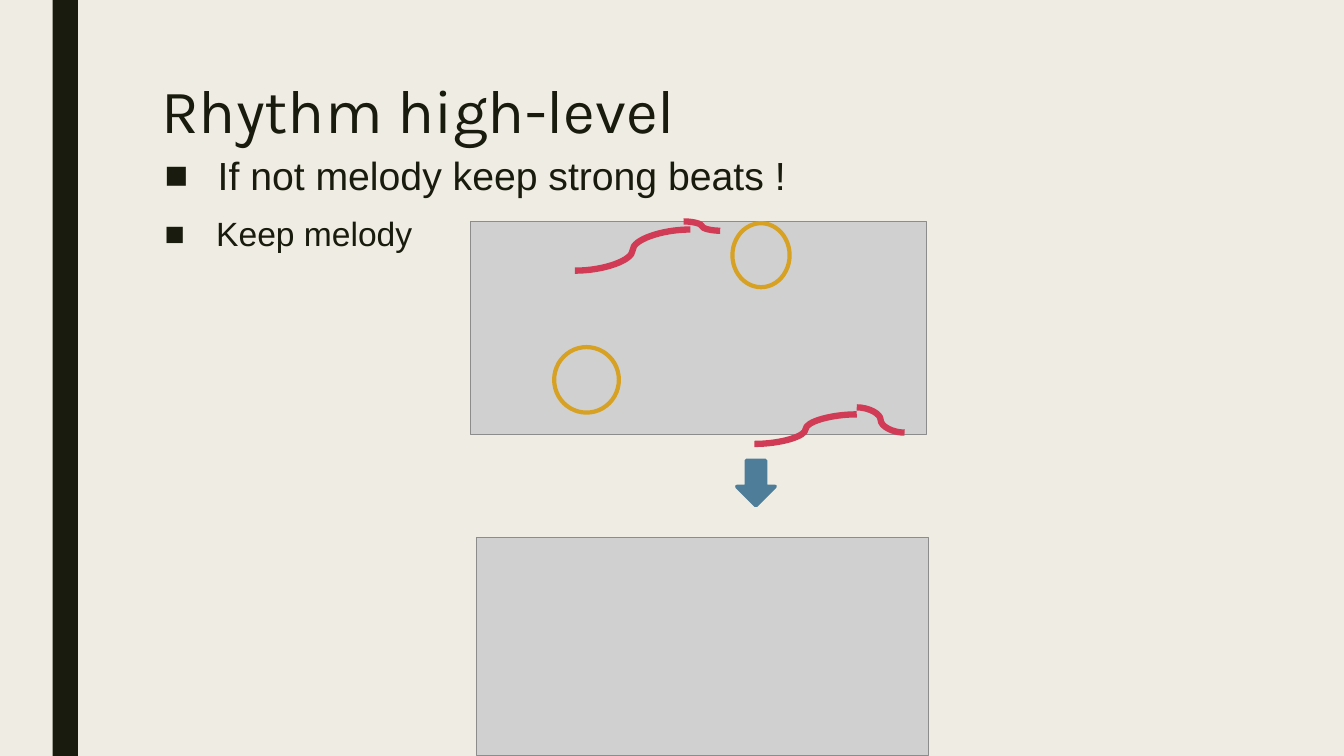
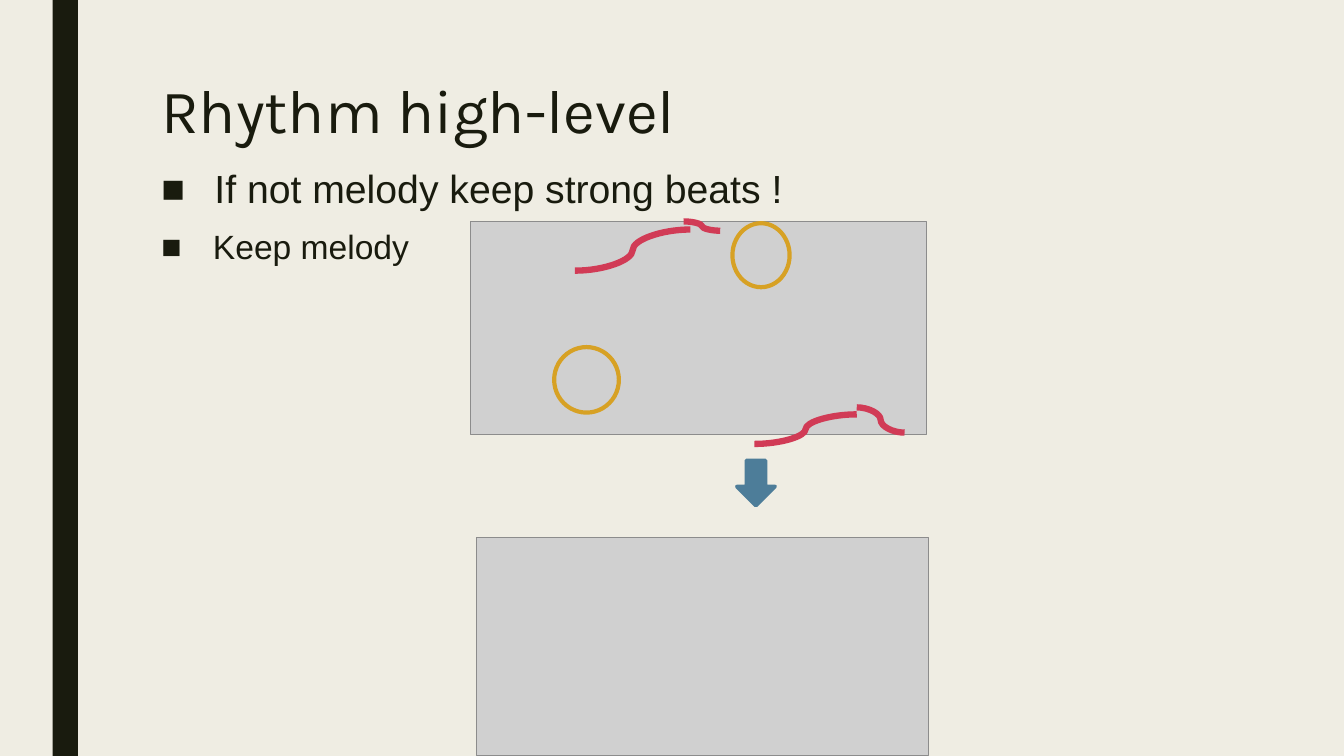
Before and after one commit to cindy820219/milsss, a slide deck: slide 18 of 口試0118.pptx. Drawn at 1344x756 pixels with LibreOffice and Linux fonts; fonts in the diff are those of the drawing; grey boxes stand for pictures. Boxes give left, top, right and bottom in pixels: in the first picture for what was removed or moved away, otherwise in the second. Text is boxed around its words. In the diff, an @@ line names an element or a change of style, - is before the commit and + after.

```diff
--- a/口試0118.pptx
+++ b/口試0118.pptx
@@ text "If not melody keep strong ...": place and size @@
-text "If not melody keep strong ..." at (216,161,764,253)
+text "If not melody keep strong ..." at (213,174,761,266)
```
Also in this commit, not shown: 7 other slides changed, 4 other files.
